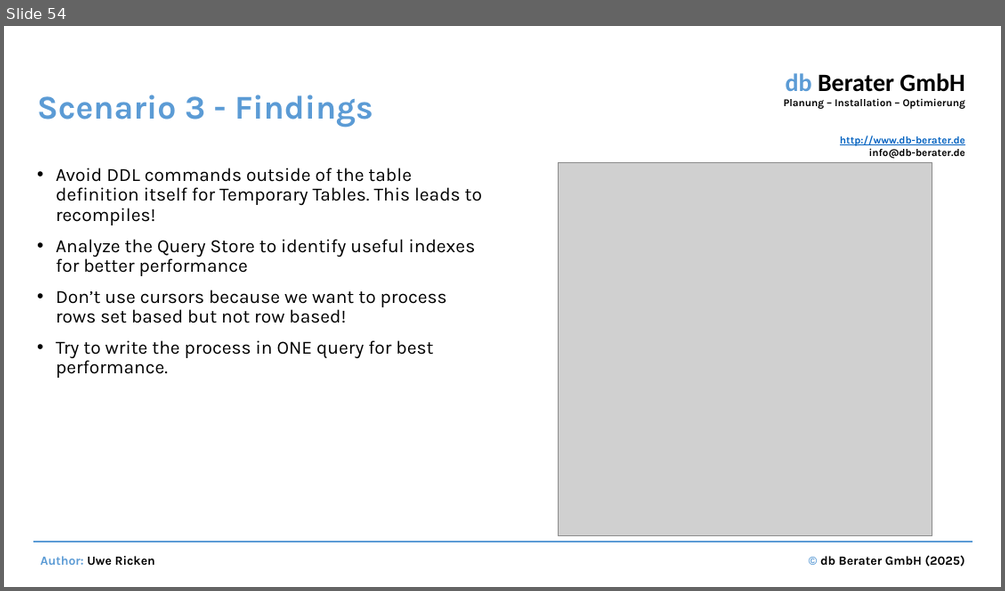
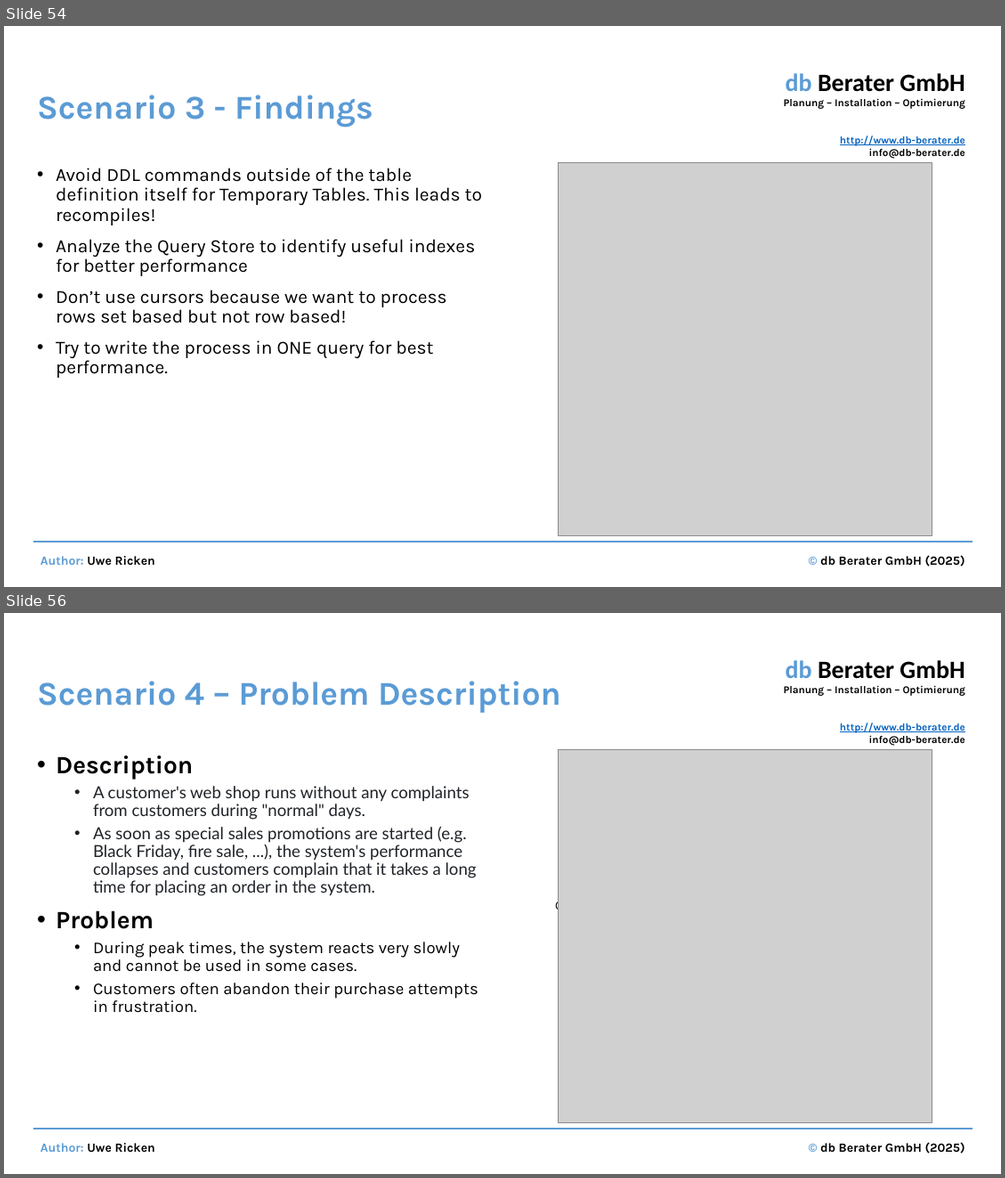
Before and after one commit to db-berater/speedup-your-sql-code, a slide deck: Documents and Preparation/Performance optimization by identifying and correcting bad SQL code.pptx. Shown one above the other, each under a label of ours: slide 54 before the commit, slides 54 and 56 after it; the slides between them are not shown. The pictures are 1005x591 and 1005x1178 pixels, drawn with LibreOffice and Linux fonts; fonts in the diff are those of the drawing; grey boxes stand for pictures. Boxes give left, top, right and bottom in pixels: in the first picture for what was removed or moved away, otherwise in the second. Text is boxed around its words. In the diff, an @@ line names an element or a change of style, - is before the commit and + after.

```diff
--- a/Documents and Preparation/Performance optimization by identifying and correcting bad SQL code.pptx
+++ b/Documents and Preparation/Performance optimization by identifying and correcting bad SQL code.pptx
@@ slide 56 added at (x1=4, y1=613, x2=1001, y2=1174), background #FFFFFF; not listed: 4 template elements that a slide beside it also shows @@
@@ title added at (x1=37, y1=681, x2=561, y2=713), 32 pt, text #5B9BD5, bold @@
+Scenario 4 – Problem Description
@@ text added at (x1=56, y1=755, x2=478, y2=1013), 16 pt, text #1F2328 @@
+• Description
+  • A customer's web shop runs without any complaints from customers during "normal" days.
+  • As soon as special sales promotions are started (e.g. Black Friday, fire sale, ...), the system's performance collapses and customers complain that it takes a long time for placing an order in the system.
+• Problem
+  • During peak times, the system reacts very slowly and cannot be used in some cases.
+  • Customers often abandon their purchase attempts in frustration.
@@ picture added at (x1=558, y1=749, x2=932, y2=1123) @@
@@ text added at (x1=555, y1=898, x2=571, y2=913), 12 pt, text #000000 @@
+OR
```
Also in this commit, not shown: 2 slides changed, 2 other slides added, 2 other files.
